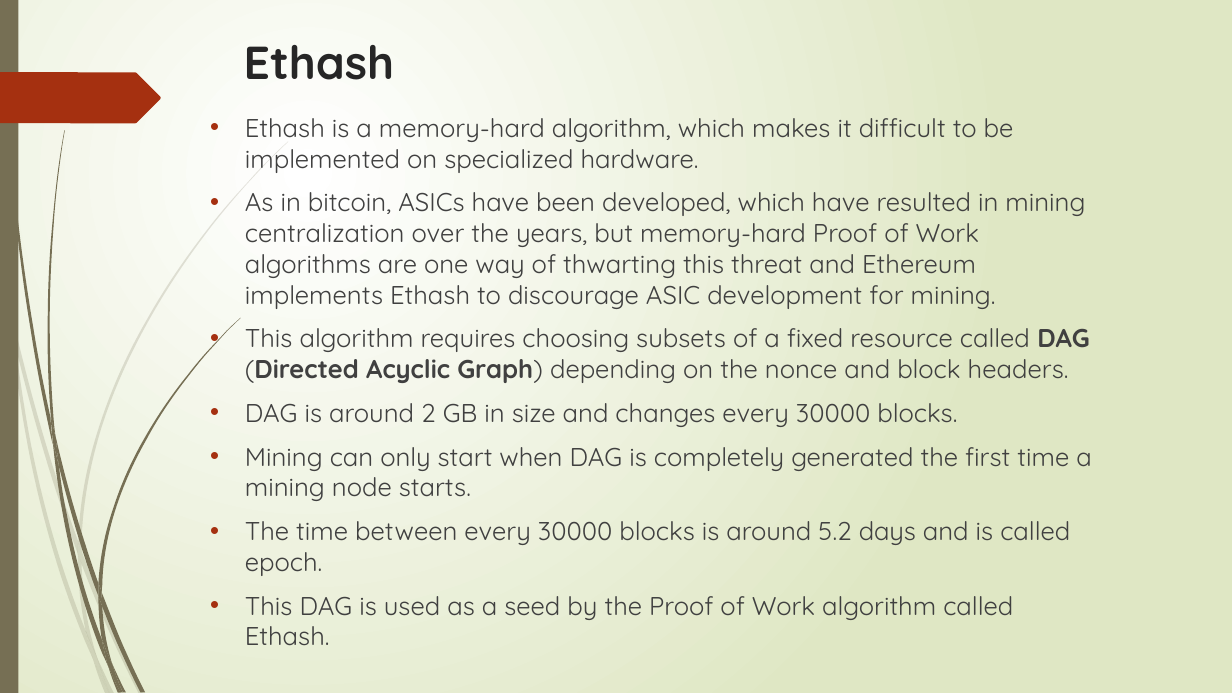
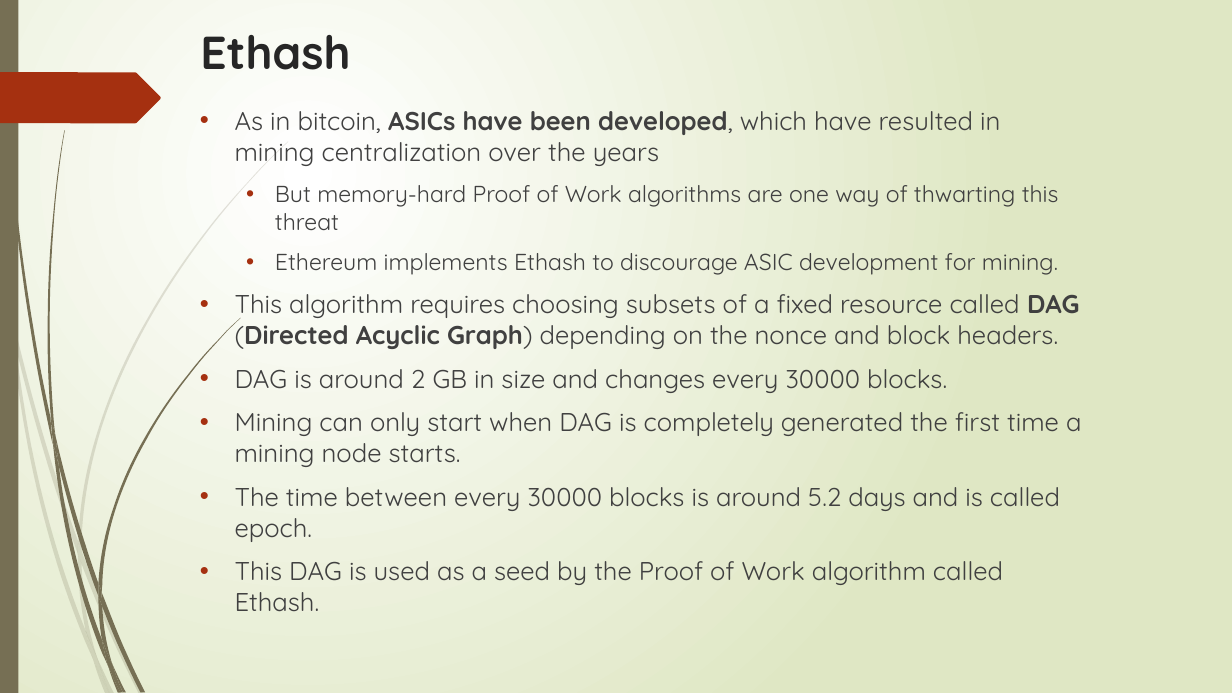
Before and after one commit to sanjayshimoga/nmit-blockchain-DApps, a slide deck: slide 128 of Ethereum 101.pptx (slide 124 before the commit). Drawn at 1232x693 pixels with LibreOffice and Linux fonts; fonts in the diff are those of the drawing. Boxes give left, top, right and bottom in pixels: in the first picture for what was removed or moved away, otherwise in the second. Text is boxed around its words. In the diff, an @@ line names an element or a change of style, - is before the commit and + after.

```diff
--- a/Ethereum 101.pptx
+++ b/Ethereum 101.pptx
@@ title "Ethash": place and size @@
-title "Ethash" at [244, 45, 395, 80]
+title "Ethash" at [200, 35, 351, 70]
@@ text "As in bitcoin, ASICs have ...": place and size @@
-text "As in bitcoin, ASICs have ..." at [245, 118, 1091, 645]
+text "As in bitcoin, ASICs have ..." at [235, 111, 1081, 612]
@@ text at [235, 111, 1059, 275]: text changed; size 20 to 18 pt @@
-• Ethash is a memory-hard algorithm, which makes it difficult to be implemented on specialized hardware.
-• As in bitcoin, ASICs have been developed, which have resulted in mining centralization over the years, but memory-hard Proof of Work algorithms are one way of thwarting this threat and Ethereum implements Ethash to discourage ASIC development for mining.
+• As in bitcoin, ASICs have been developed, which have resulted in mining centralization over the years
+  • But memory-hard Proof of Work algorithms are one way of thwarting this threat
+  • Ethereum implements Ethash to discourage ASIC development for mining.
```
Also in this commit, not shown: 38 other slides changed, 15 slides added.
